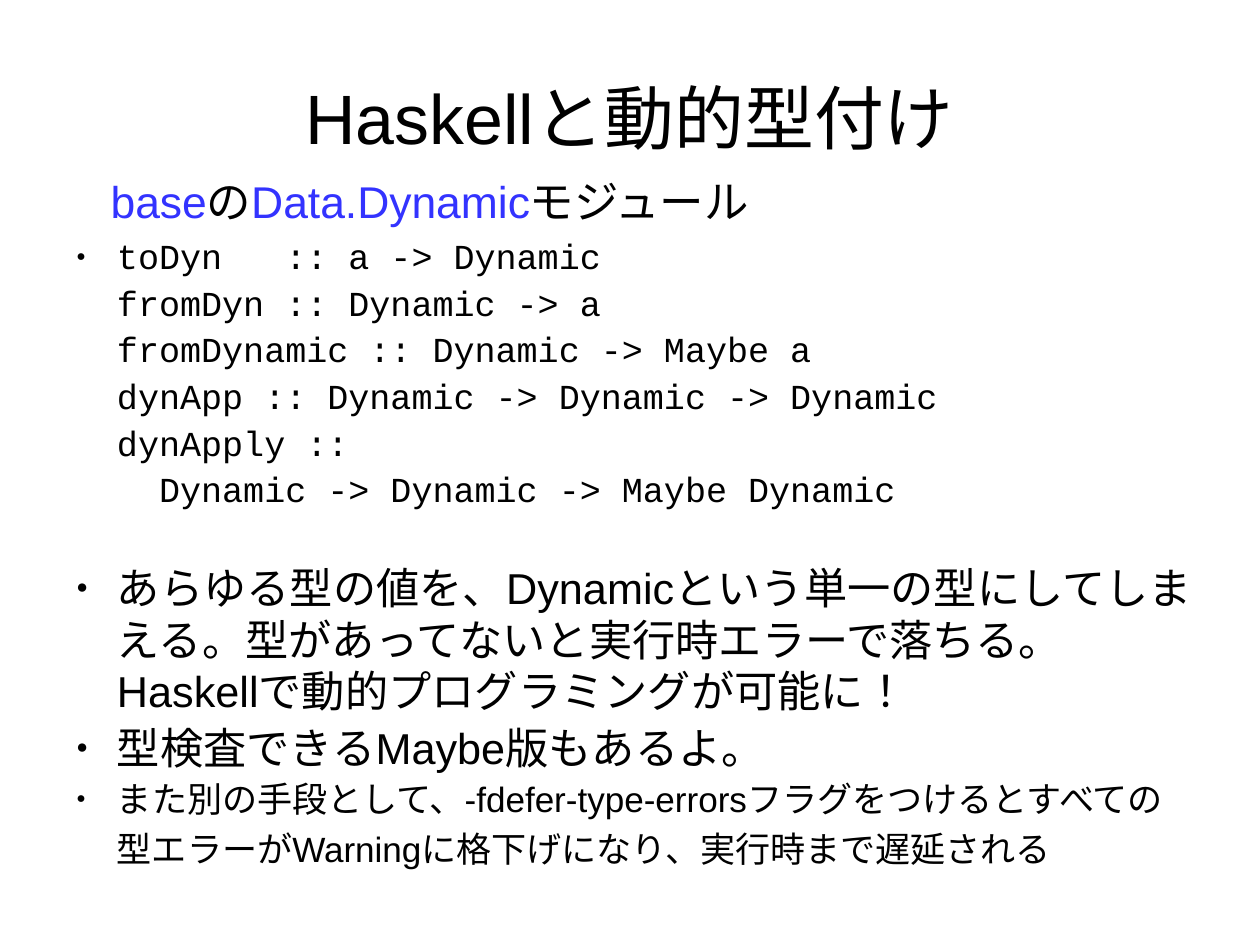
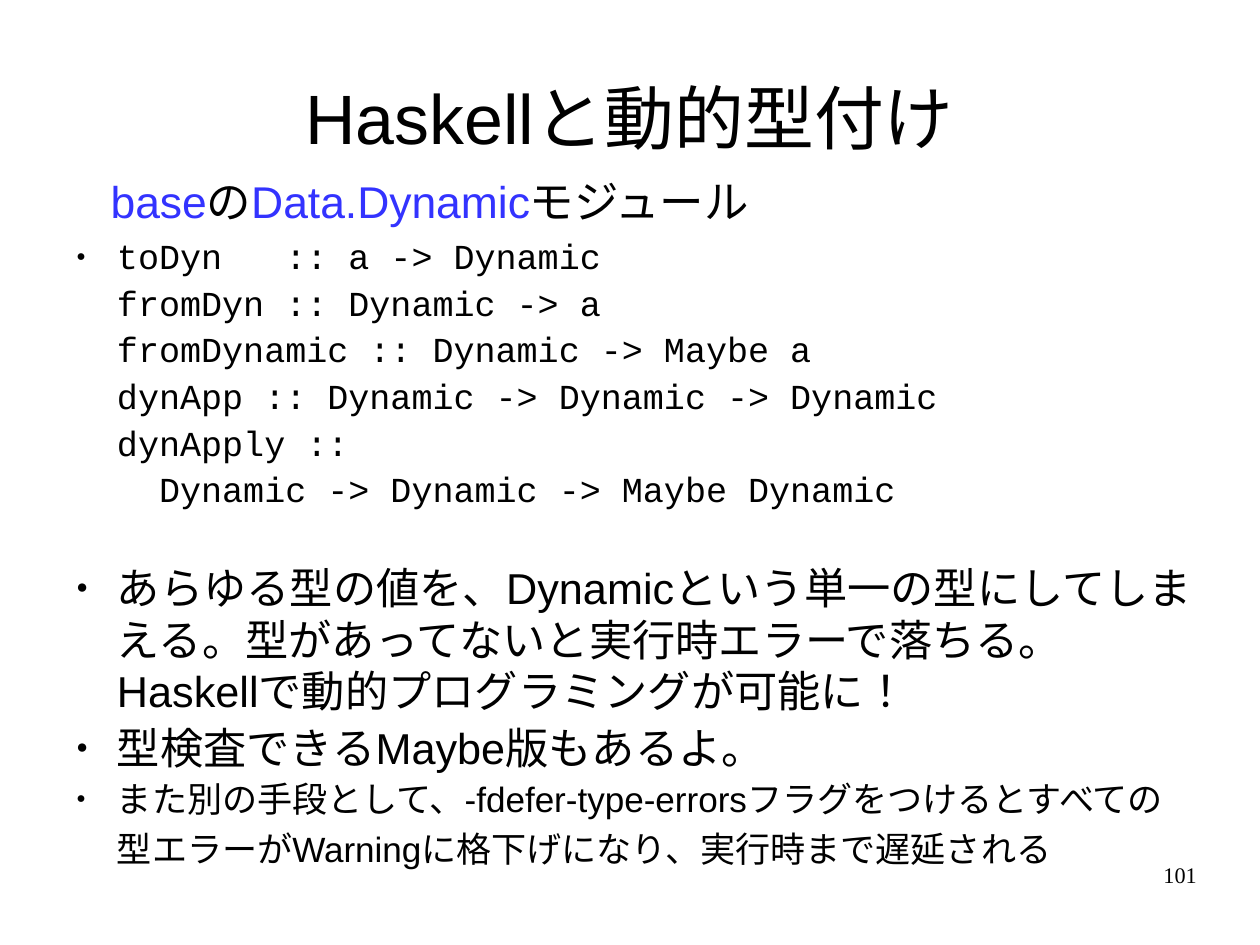
Before and after one commit to nushio3/learn-haskell, a slide deck: slide 101 of Tsukuba-2016.odp (slide 100 before the commit). Drawn at 1260x945 pixels with LibreOffice and Linux fonts; fonts in the diff are those of the drawing. Boxes give left, top, right and bottom in pixels: in the first picture for what was removed or moved away, otherwise in the second. Text is boxed around its words. In the diff, an @@ line names an element or a change of style, - is before the commit and + after.

```diff
--- a/Tsukuba-2016.odp
+++ b/Tsukuba-2016.odp
@@ page number added at bbox=[1163, 868, 1196, 884], 14 pt, text #000000 @@
+101
```
Also in this commit, not shown: 67 other slides changed, 1 slide added, 1 other file.
